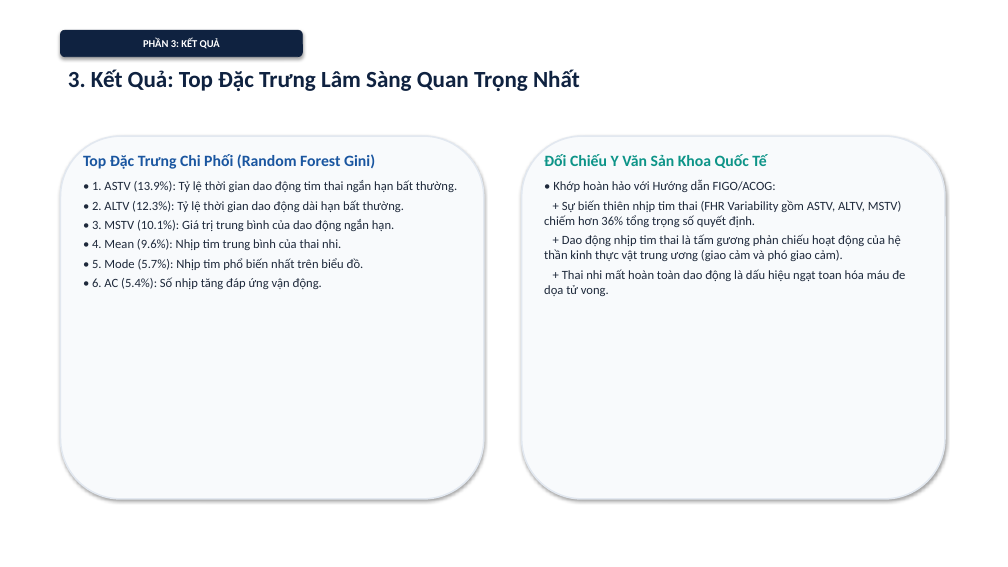
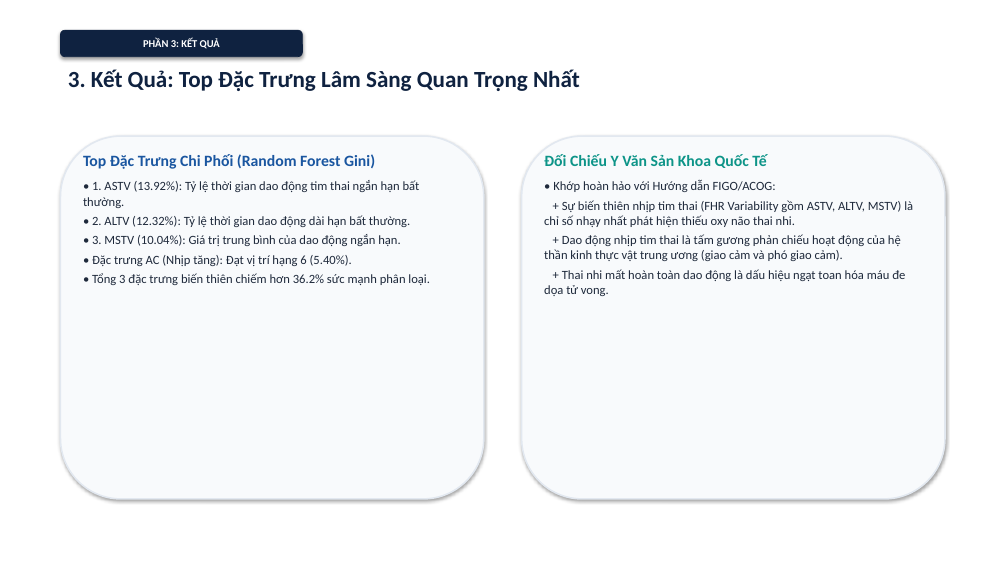
Before and after one commit to Escanor292/caimo, a slide deck: slide 11 of DT69_123000609_SlideThuyetTrinh.pptx. Drawn at 1008x567 pixels with LibreOffice and Linux fonts; fonts in the diff are those of the drawing. Boxes give left, top, right and bottom in pixels: in the first picture for what was removed or moved away, otherwise in the second. Text is boxed around its words. In the diff, an @@ line names an element or a change of style, - is before the commit and + after.

```diff
--- a/DT69_123000609_SlideThuyetTrinh.pptx
+++ b/DT69_123000609_SlideThuyetTrinh.pptx
@@ text at box(83, 180, 430, 285): text changed @@
-• 1. ASTV (13.9%): Tỷ lệ thời gian dao động tim thai ngắn hạn bất thường.
-• 2. ALTV (12.3%): Tỷ lệ thời gian dao động dài hạn bất thường.
-• 3. MSTV (10.1%): Giá trị trung bình của dao động ngắn hạn.
-• 4. Mean (9.6%): Nhịp tim trung bình của thai nhi.
-• 5. Mode (5.7%): Nhịp tim phổ biến nhất trên biểu đồ.
-• 6. AC (5.4%): Số nhịp tăng đáp ứng vận động.
+• 1. ASTV (13.92%): Tỷ lệ thời gian dao động tim thai ngắn hạn bất thường.
+• 2. ALTV (12.32%): Tỷ lệ thời gian dao động dài hạn bất thường.
+• 3. MSTV (10.04%): Giá trị trung bình của dao động ngắn hạn.
+• Đặc trưng AC (Nhịp tăng): Đạt vị trí hạng 6 (5.40%).
+• Tổng 3 đặc trưng biến thiên chiếm hơn 36.2% sức mạnh phân loại.
@@ text at box(544, 200, 913, 227): text changed @@
-+ Sự biến thiên nhịp tim thai (FHR Variability gồm ASTV, ALTV, MSTV) chiếm hơn 36% tổng trọng số quyết định.
++ Sự biến thiên nhịp tim thai (FHR Variability gồm ASTV, ALTV, MSTV) là chỉ số nhạy nhất phát hiện thiếu oxy não thai nhi.
```
Also in this commit, not shown: 13 other slides changed, 15 other files.
